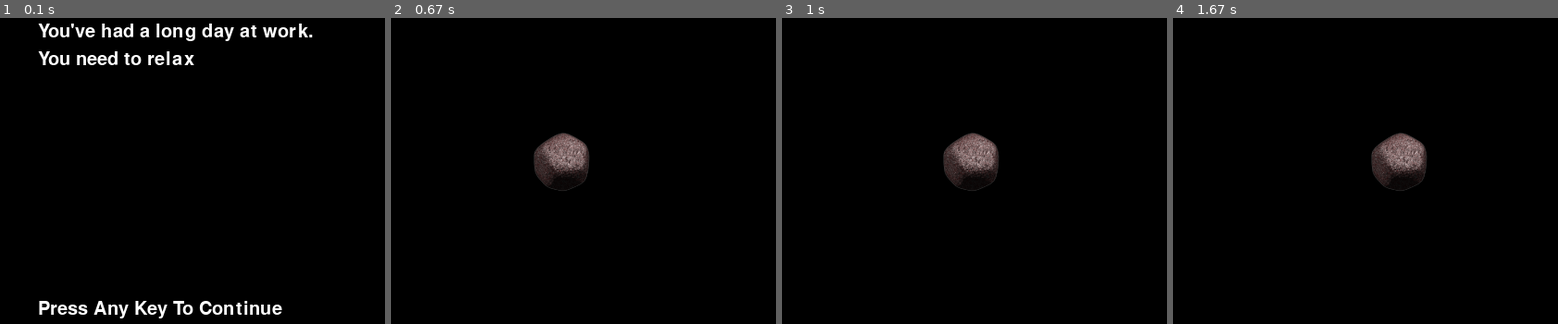
Above: before the commit, frames 1-4 (left to right).
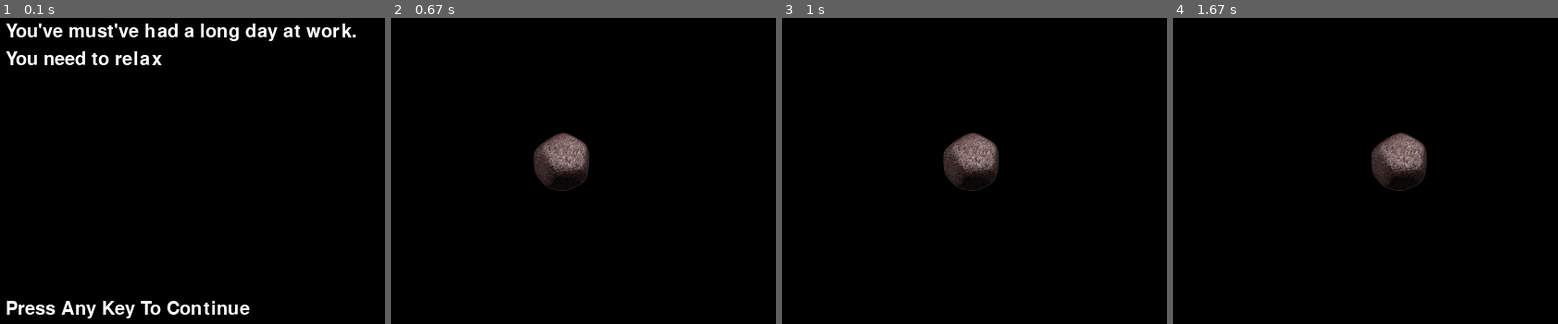
Above: after the commit, the same moments.

Repository: alanxoc3/pygame-asteroids
Game: pygame game, started from src/game.py
Two runs of this game, one before a commit and one after it. Both use one fixed random seed, a clock stepped at 60 frames per second and the inputs below.
Inputs:
- Up to frame 1 (0.1 s): no input
- Up to frame 2 (0.67 s): hold Right from 0.33 s (still down)
- Up to frame 3 (1 s): release Right at 0.8 s; hold Up from 0.83 s (still down)
- Up to frame 4 (1.67 s): release Up at 1.13 s; hold Right 1.17-1.63 s

The runs differ from the first frame. In frame 1, 5.3% of the frame differs, in the area x 1-93%, y 1-99%; in frame 2, nothing differs; in frame 3, nothing differs; in frame 4, nothing differs.

Commit message:
implemented our sounds on the start screen

Diff:
--- a/src/assets.py
+++ b/src/assets.py
@@ -28,12 +28,14 @@
   global FONT
   global QUOTE1
   global QUOTE2
+  global RELAX
 
 
 
   random.seed()
 
-  QUOTES1 = ["You've had a long day at work.", "Don't feel so tense,", "You need to treat yourself more."]
+  RELAX = ["assets/relax1.wav", "assets/relax3.wav", "assets/relax2.wav"]
+  QUOTES1 = ["You've must've had a long day at work.", "Don't feel so tense,", "You need to treat yourself more."]
   QUOTES2 = ["You need to relax", "you're safe here.", "Play our game."]
   num = random.randint(0, 2)
 
@@ -42,4 +44,5 @@
   LABEL = FONT.render("Press Any Key To Continue", 1, (255,255,255))
   QUOTE1 = FONT.render(QUOTES1[num], 1, (255,255,255))
   QUOTE2 = FONT.render(QUOTES2[num], 1, (255,255,255))
+  RELAX = pg.mixer.Sound(RELAX[num])
   ASTEROID_SHEET = pg.image.load("assets/asteroids.png").convert_alpha()
--- a/src/game.py
+++ b/src/game.py
@@ -70,9 +70,9 @@
     Perform all necessary drawing and update the screen.
     """
     self.screen.fill(assets.BACKGROUND_COLOR)
-    DISPLAYSURF.blit(assets.QUOTE1, (125, 100))
-    DISPLAYSURF.blit(assets.QUOTE2, (125, 130))
-    DISPLAYSURF.blit(assets.LABEL, (125, 400))
+    DISPLAYSURF.blit(assets.QUOTE1, (90, 100))
+    DISPLAYSURF.blit(assets.QUOTE2, (90, 130))
+    DISPLAYSURF.blit(assets.LABEL, (90, 400))
     pg.display.update()
 
   def main_loop(self):
@@ -80,6 +80,8 @@
     Our main game loop; I bet you'd never have guessed.
     """
     startScreen = True
+
+    pg.mixer.Sound.play(assets.RELAX)
 
     while not self.done:
       tmp = self.event_loop()
Not shown, added: src/assets/relax1.wav
Not shown, added: src/assets/relax2.wav
Not shown, added: src/assets/relax3.wav
